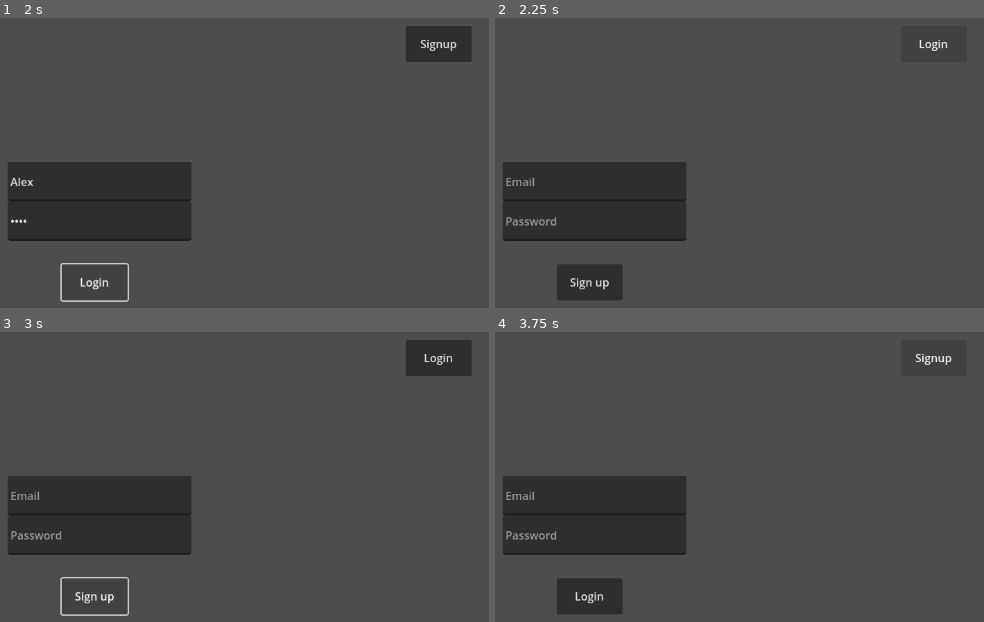
Above: before the commit, frames 1-4 (two rows, left to right).
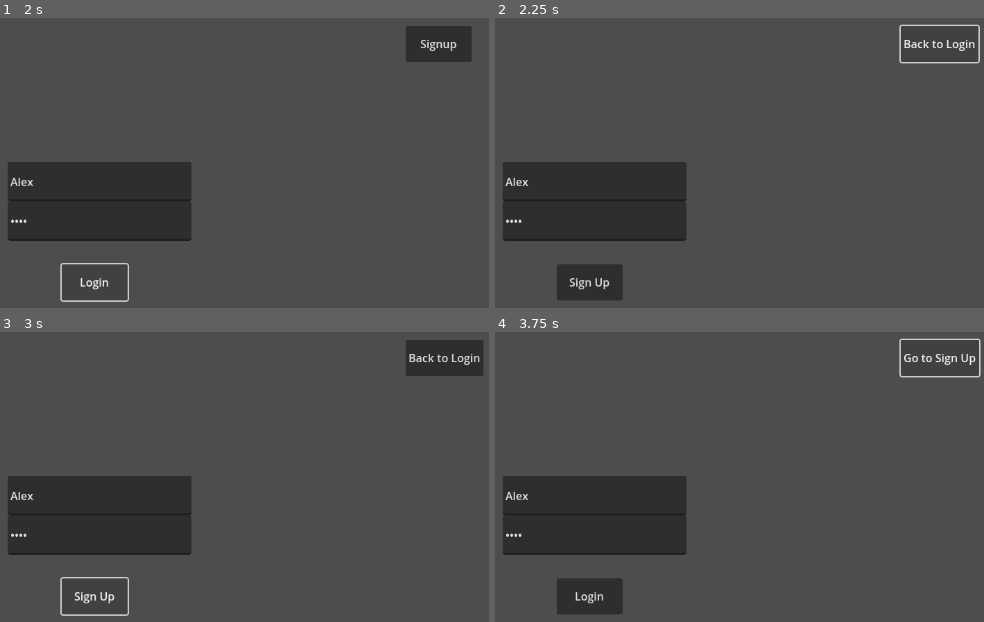
Above: after the commit, the same moments.

Repository: Toto-Iji/PixelRigSupaGodot
Game: Godot game, scene res://scenes/login.tscn
Two runs of this game, one before a commit and one after it. Both use one fixed random seed, a clock stepped at 60 frames per second and the inputs below.
Inputs (mouse positions are in pixels of both pictures, inside the frame that each line leads up to):
- Up to frame 1 (2 s): click (97, 180) at 0.52 s; type "Alex" at 0.6 s; click (97, 221) at 0.75 s; type "Alex" at 0.83 s; click "Login" at 1.25 s
- Up to frame 2 (2.25 s): click "Signup" at 2 s
- Up to frame 3 (3 s): click (92, 595) at 2.75 s, where only the run after the commit has a clickable "Sign Up"
- Up to frame 4 (3.75 s): click (935, 358) at 3.5 s, where only the run before the commit has a clickable "Login"

Frame 1 is identical in both runs. In frame 2, 1.0% of the frame differs, in the area x 2-100%, y 2-94%; in frame 3, 0.9%; in frame 4, 0.8%.

Commit message:
enter button works now

Diff:
--- a/logintest/scripts/login.gd
+++ b/logintest/scripts/login.gd
@@ -2,12 +2,23 @@
 
 @onready var email_field = $emailTextEdit
 @onready var password_field = $passwordTextEdit
-@onready var login_button = $LoginButton
+@onready var action_button = $LoginButton
 @onready var signup_redirect = $SignupRedirectButton
 
+var is_signup_mode = false
+
 func _ready():
-	login_button.pressed.connect(_on_login_pressed)
+	action_button.pressed.connect(_on_action_pressed)
 	signup_redirect.pressed.connect(_on_signup_redirect_button_pressed)
+	email_field.connect("text_submitted", Callable(self, "_on_action_pressed"))
+	password_field.connect("text_submitted", Callable(self, "_on_action_pressed"))
+
+func _on_action_pressed(_text = ""):
+	if is_signup_mode:
+		_on_signup_pressed()
+	else:
+		_on_login_pressed()
+
 func _on_login_pressed():
 	var email = email_field.text.strip_edges()
 	var password = password_field.text.strip_edges()
@@ -17,38 +28,43 @@
 		return
 
 	DebugLog.logv(["Login Status: Attempting login for", email])
-	login_button.disabled = true
+	action_button.disabled = true
 	Supabase.sign_in(email, password, Callable(self, "_on_login_response"))
 
+func _on_signup_pressed():
+	var email = email_field.text.strip_edges()
+	var password = password_field.text.strip_edges()
+
+	if email.is_empty() or password.is_empty():
+		DebugLog.logv(["Signup Status: Please fill in all fields."])
+		return
+
+	DebugLog.logv(["Signup Status: Creating account for", email])
+	action_button.disabled = true
+	Supabase.sign_up(email, password, Callable(self, "_on_signup_response"))
+
 func _on_login_response(data, code):
+	action_button.disabled = false
 	if code == 200 and data.has("user"):
-		DebugLog.logv(["Login Status: Step 1/2 - Authentication successful."])
-		DebugLog.logv(["Login Status: Step 2/2 - Fetching user profile..."])
-		Supabase.get_profile(Supabase.get_current_user()["id"], Callable(self, "_on_profile_loaded"))
-	else:
-		login_button.disabled = false
-		DebugLog.logv(["Login Status: Login failed. Please check your credentials."])
-		DebugLog.logv(["Supabase Error: Code", code, ", Data:", data])
-
-func _on_profile_loaded(data, code):
-	login_button.disabled = false
-
-	DebugLog.logv(["=== PROFILE FETCH DEBUG ==="])
-	DebugLog.logv(["Response code:", code])
-	DebugLog.logv(["Data:", data])
-	DebugLog.logv(["Current user BEFORE scene change:", Supabase.get_current_user()])
-	DebugLog.logv(["User ID present?", Supabase.get_current_user().has("id")])
-	if Supabase.get_current_user().has("id"):
-		DebugLog.logv(["User ID value:", Supabase.get_current_user().get("id")])
-	DebugLog.logv(["=== END DEBUG ==="])
-
-	if code == 200:
-		DebugLog.logv(["Login Status: Step 2/2 - Profile fetch complete. Data:", data])
-		DebugLog.logv(["Login Status: Redirecting to main menu..."])
+		DebugLog.logv(["Login Status: Successful. Redirecting..."])
 		get_tree().change_scene_to_file("res://scenes/main_menu_screen.tscn")
 	else:
-		DebugLog.logv(["Login Status: Critical error - Could not load user profile after login."])
-		DebugLog.logv(["Supabase Error: Code", code, ", Data:", data])
+		DebugLog.logv(["Login failed:", code, data])
+
+func _on_signup_response(data, code):
+	action_button.disabled = false
+	if code == 200:
+		DebugLog.logv(["Signup successful! You can now log in."])
+		_on_signup_redirect_button_pressed() # Go back to login mode
+	else:
+		DebugLog.logv(["Signup failed:", code, data])
 
 func _on_signup_redirect_button_pressed():
-	get_tree().change_scene_to_file("res://scenes/signup.tscn")
+	is_signup_mode = !is_signup_mode
+
+	if is_signup_mode:
+		action_button.text = "Sign Up"
+		signup_redirect.text = "Back to Login"
+	else:
+		action_button.text = "Login"
+		signup_redirect.text = "Go to Sign Up"
